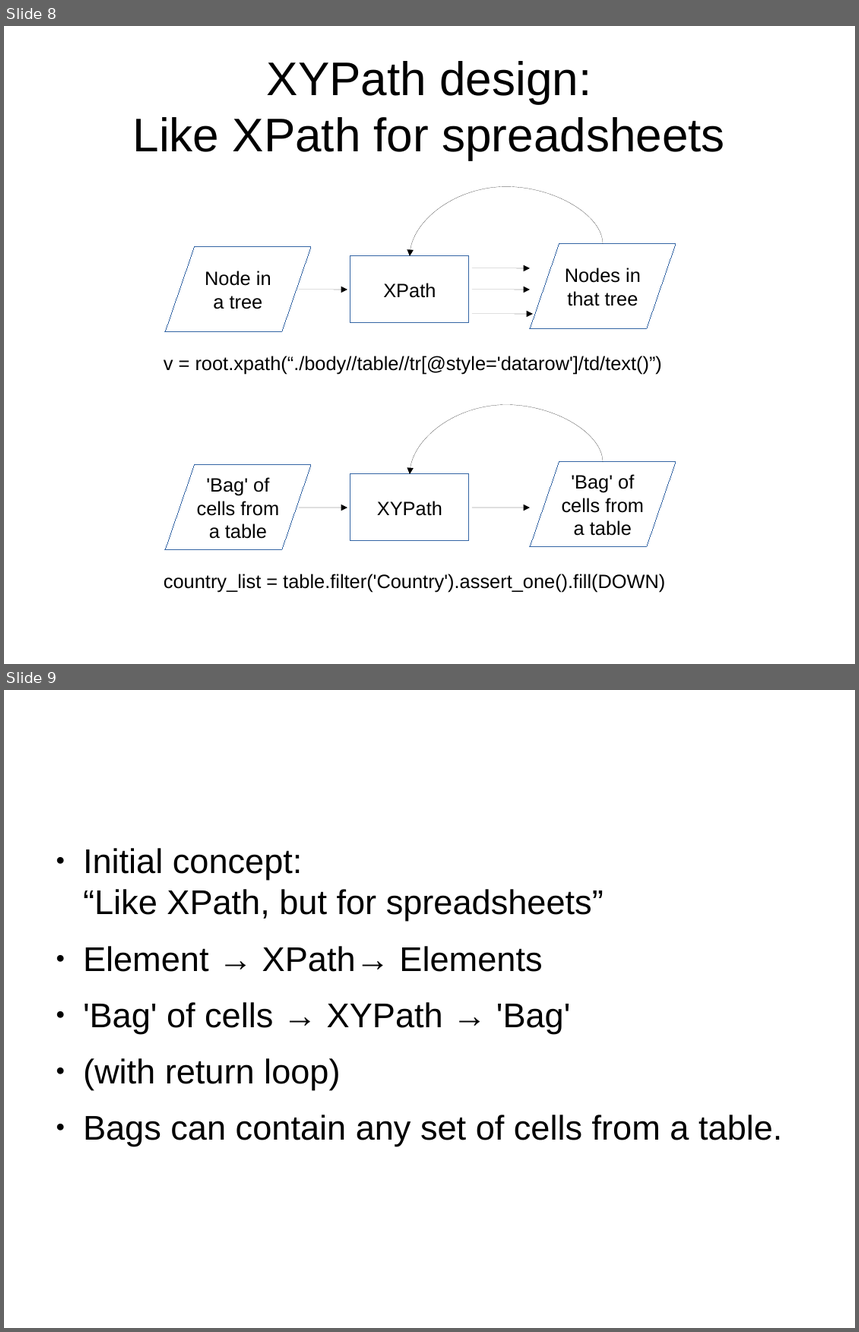
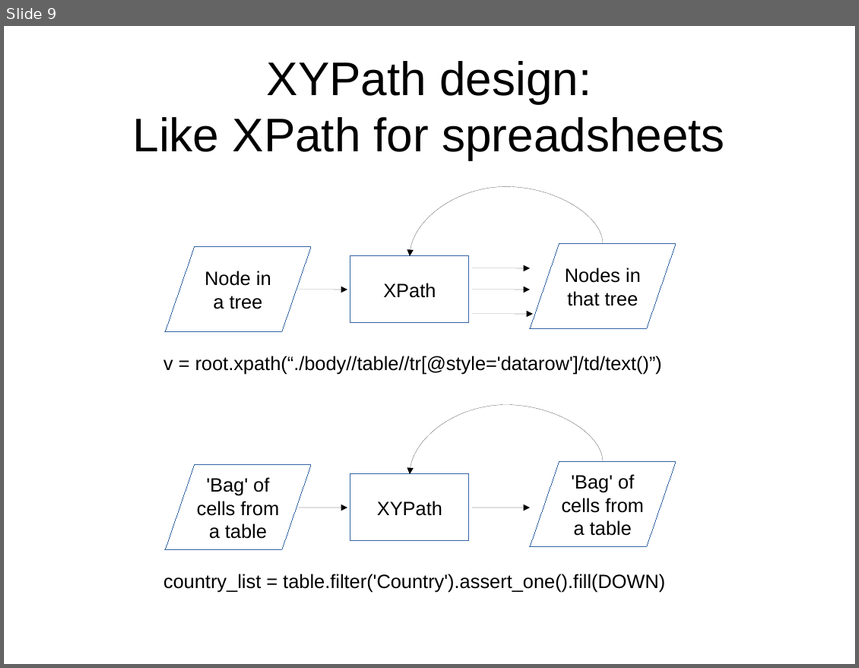
Before and after one commit to sensiblecodeio/xypath, a slide deck: presentation.odp. Shown one above the other, each under a label of ours: slides 8 and 9 before the commit, slide 9 after it. The pictures are 859x1332 and 859x668 pixels, drawn with LibreOffice and Linux fonts; fonts in the diff are those of the drawing. Boxes give left, top, right and bottom in pixels: in the first picture for what was removed or moved away, otherwise in the second. Text is boxed around its words. In the diff, an @@ line names an element or a change of style, - is before the commit and + after.

```diff
--- a/presentation.odp
+++ b/presentation.odp
@@ slide 9 removed at (4,690,855,1328), background #FFFFFF @@
@@ text removed at (83,848,782,1147) @@
-● Initial concept:
-  “Like XPath, but for spreadsheets”
-● Element → XPath→ Elements
-● 'Bag' of cells → XYPath → 'Bag'
-● (with return loop)
-● Bags can contain any set of cells from a table.
@@ what was slide 8 is now slide 9 @@
```
Also in this commit, not shown: 2 slides changed, 9 slides added, 3 other slides removed.
